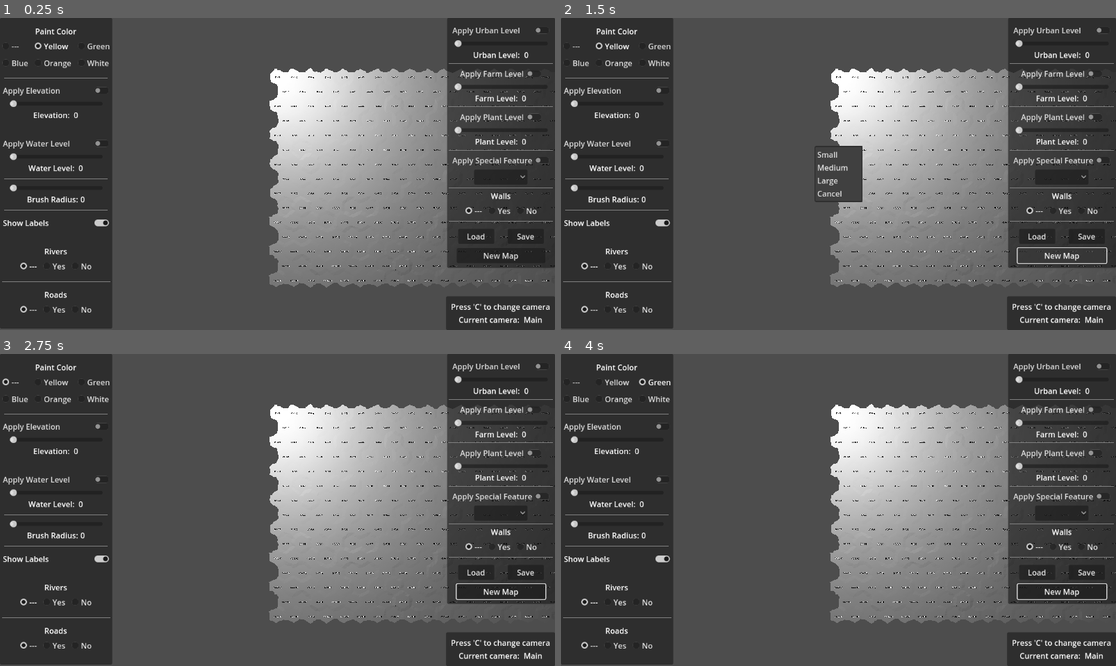
Above: before the commit, frames 1-4 (two rows, left to right).
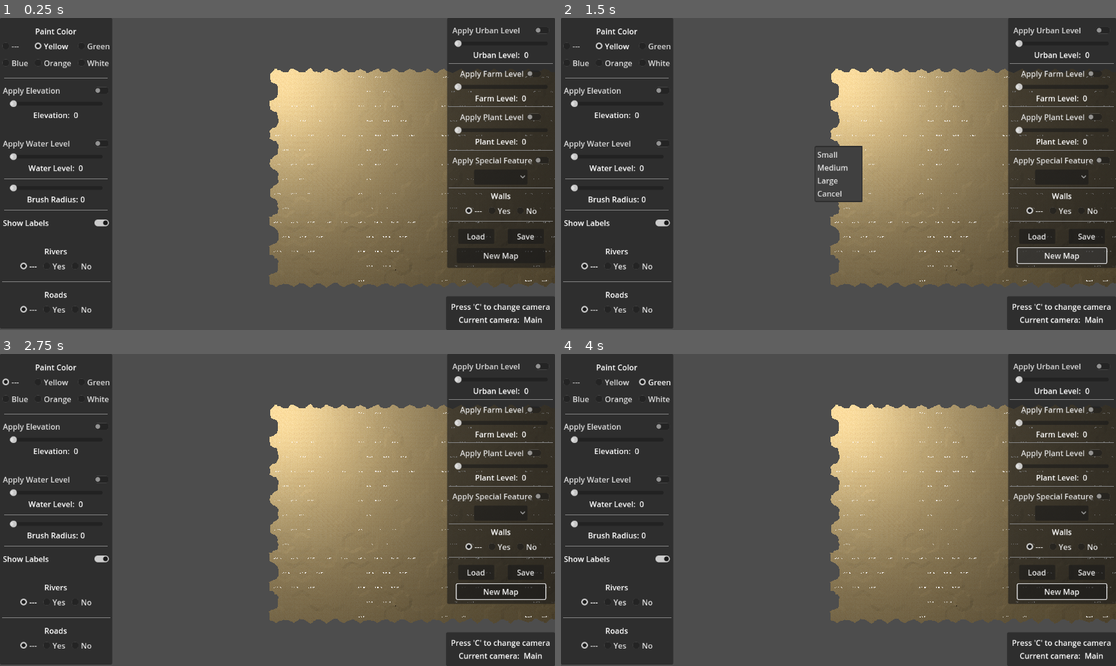
Above: after the commit, the same moments.

Repository: davepruitt/hex_map_godot
Game: Godot game, scene res://scenes/main.tscn
The game is run twice, just before and just after one commit, with the same random seed, the same clock (stepped at 60 frames per second) and the same inputs.
Inputs:
- Up to frame 1 (0.25 s): no input
- Up to frame 2 (1.5 s): click "New Map" at 0.5 s; click "New Map" at 1.25 s
- Up to frame 3 (2.75 s): click "---" at 2 s
- Up to frame 4 (4 s): click "Yellow" at 2.75 s; click "Green" at 3.5 s

The runs differ from the first frame. In frame 1, 23% of the frame differs, in the area x 48-100%, y 16-87%; in frame 2, 22%; in frame 3, 23%; in frame 4, 23%.

Commit message:
Completed through section 2.5 of tutorial 14 - everything is sand.

Diff:
--- a/hex_project_godot/scenes/main.tscn
+++ b/hex_project_godot/scenes/main.tscn
@@ -11,6 +11,7 @@
 [ext_resource type="Texture2D" uid="uid://b5tsknljgmv24" path="res://assets/snow.png" id="9_gg6k1"]
 [ext_resource type="Shader" path="res://shaders/hex_cell_shader.gdshader" id="10_nph5f"]
 [ext_resource type="Shader" path="res://shaders/hex_cell_terrain_shader.gdshader" id="11_c2ox1"]
+[ext_resource type="CompressedTexture2DArray" uid="uid://bktbwtk345agh" path="res://assets/terrain.png" id="12_lmpao"]
 
 [sub_resource type="ShaderMaterial" id="ShaderMaterial_m1jh0"]
 render_priority = 0
@@ -19,6 +20,7 @@
 [sub_resource type="ShaderMaterial" id="ShaderMaterial_gdj22"]
 render_priority = 0
 shader = ExtResource("11_c2ox1")
+shader_parameter/terrain_texture_2d_array = ExtResource("12_lmpao")
 
 [sub_resource type="ButtonGroup" id="ButtonGroup_jp0eq"]
 resource_name = "ButtonGroup1"
--- a/hex_project_godot/shaders/hex_cell_terrain_shader.gdshader
+++ b/hex_project_godot/shaders/hex_cell_terrain_shader.gdshader
@@ -1,11 +1,19 @@
 shader_type spatial;
 
+uniform sampler2DArray terrain_texture_2d_array:source_color;
+varying vec3 world_position;
+
 void vertex() {
-	// Called for every vertex the material is visible on.
+	world_position = (MODEL_MATRIX * vec4(VERTEX, 1.0)).xyz;
+	world_position.x *= 10.0;
+	world_position.z *= 10.0;
 }
 
 void fragment() {
-	// Called for every pixel the material is visible on.
+	vec2 uv = (world_position.xz * 10.0) * 0.02;
+	vec4 c = texture(terrain_texture_2d_array, vec3(uv, 0));
+	ALBEDO = c.rgb;// * COLOR.rgb;
+	ALPHA = c.a;
 }
 
 //void light() {
Not shown: 1 places in hex_project_godot/scenes/main.tscn that only renumber resources
